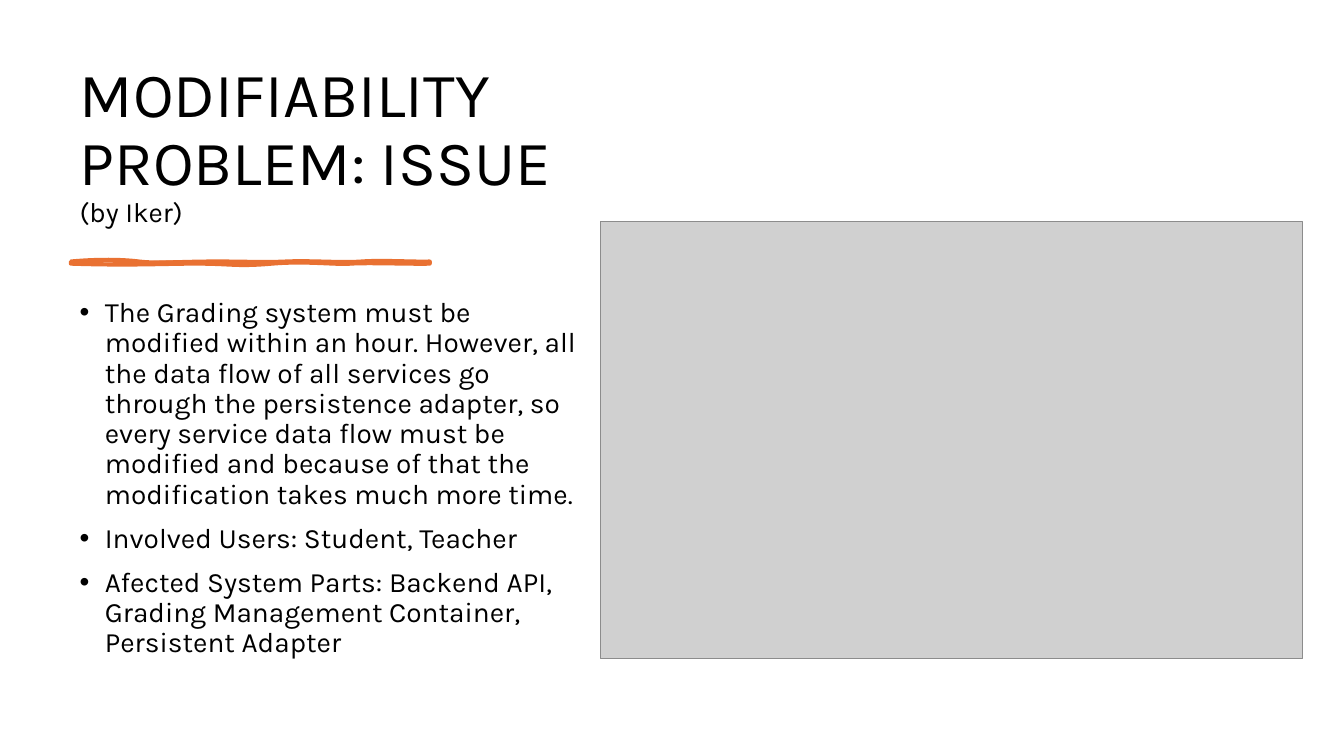
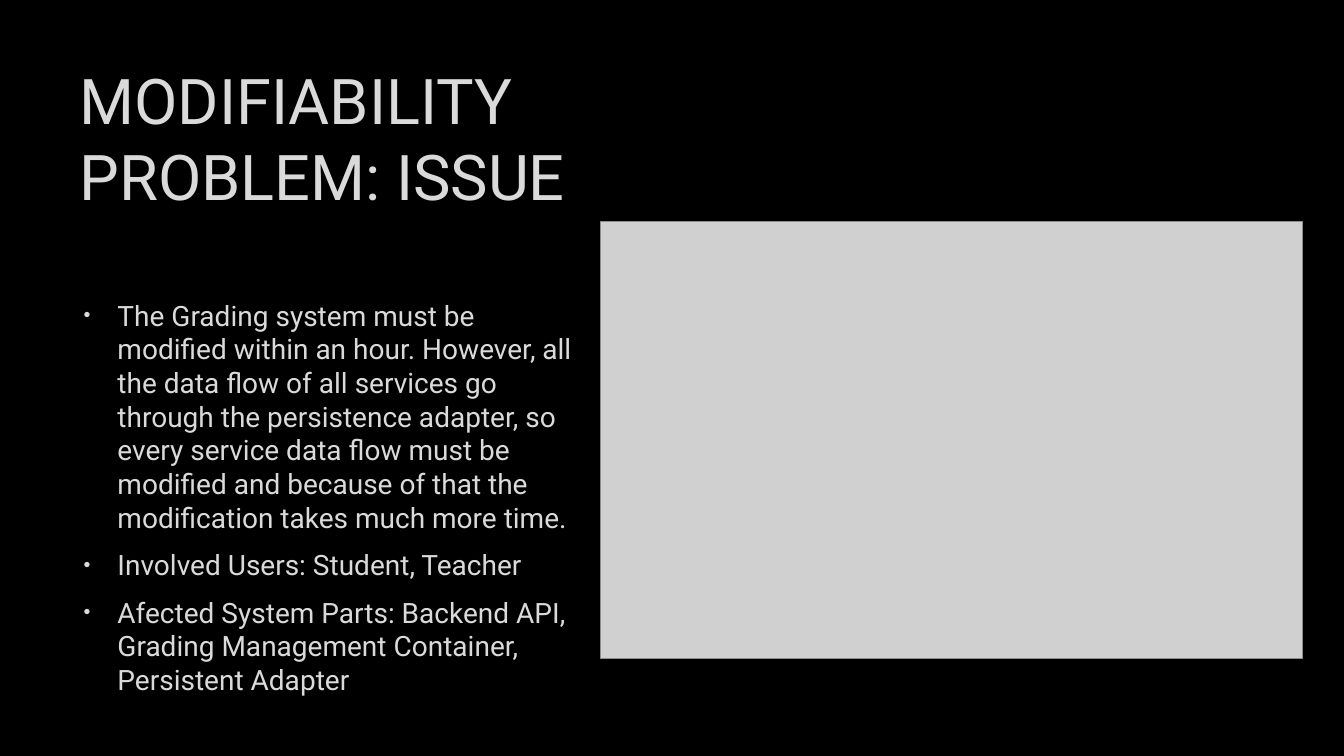
Before and after one commit to mayembe-martin/software_architecture_schedules, a slide deck: slide 6 of M2/Presentation_Qualities.pptx. Drawn at 1344x756 pixels with LibreOffice and Linux fonts; fonts in the diff are those of the drawing; grey boxes stand for pictures. Boxes give left, top, right and bottom in pixels: in the first picture for what was removed or moved away, otherwise in the second. Text is boxed around its words. In the diff, an @@ line names an element or a change of style, - is before the commit and + after.

```diff
--- a/M2/Presentation_Qualities.pptx
+++ b/M2/Presentation_Qualities.pptx
@@ background #FFFFFF to #000000 @@
@@ title at [80, 78, 564, 201]: text changed; font Karla to Roboto; text colour #000000 to #DADADA @@
-MODIFIABILITY PROBLEM: ISSUE
-(by Iker)
+MODIFIABILITY PROBLEM: ISSUE
@@ freeform shape removed at [71, 262, 430, 264] @@
@@ text "The Grading system must be ..." at [117, 305, 571, 696]: font Karla to Roboto, text colour #000000 to #DADADA, letter outline none to #404040 0.75 pt; indent changed; line spacing 0.9 to 1 @@
```
Also in this commit, not shown: 18 other slides changed, 4 slides added, 1 slide removed.
